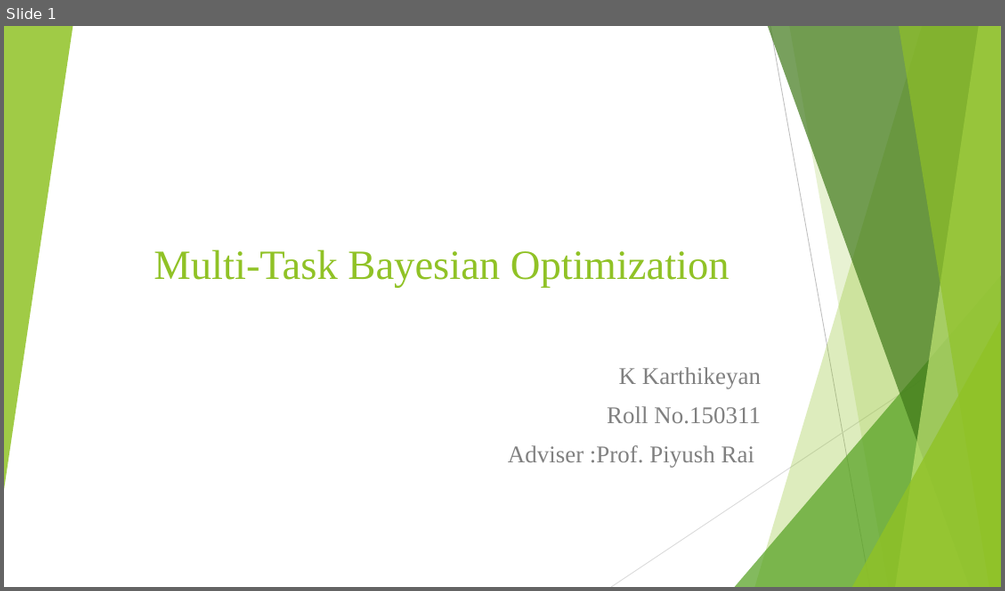
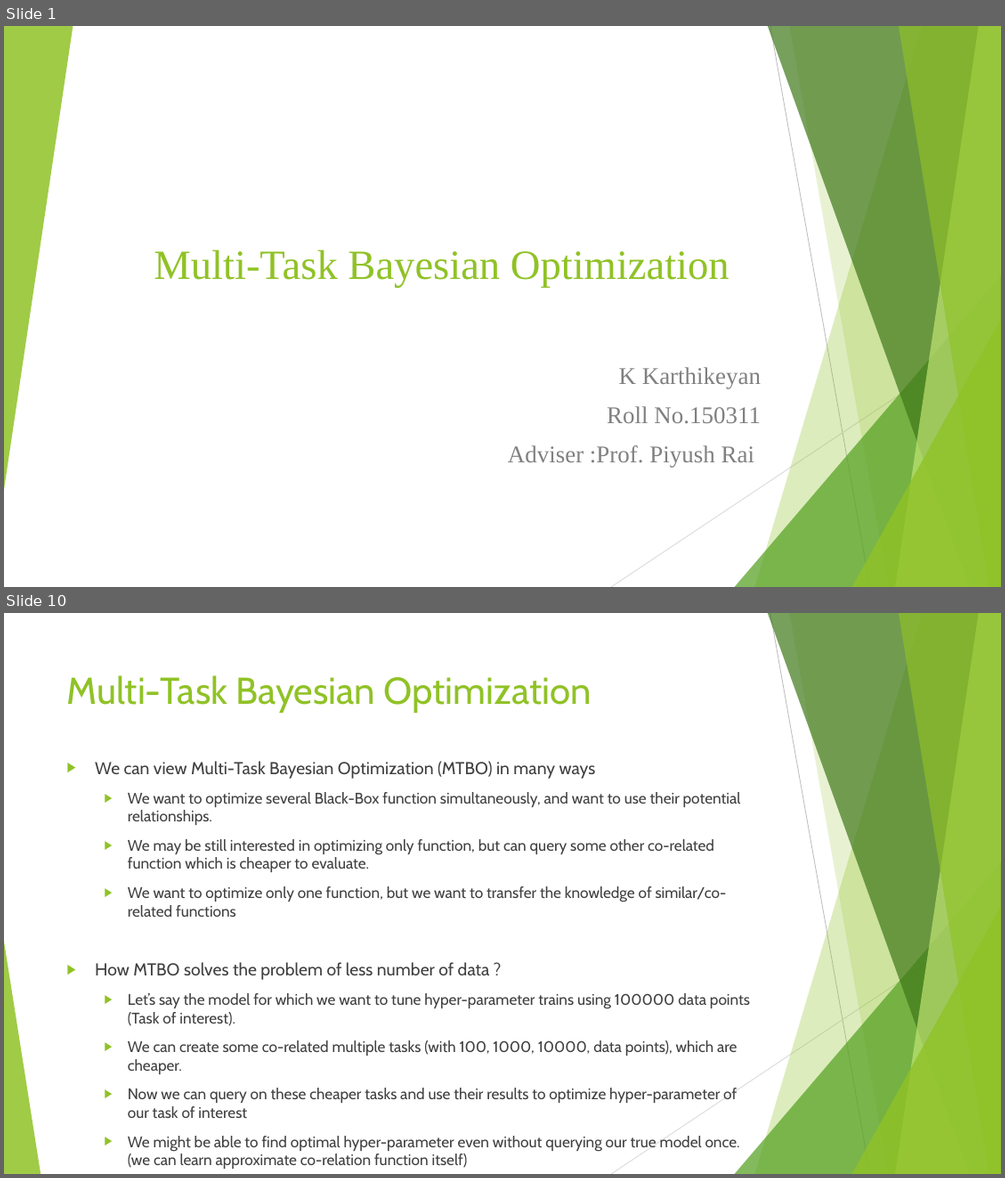
Before and after one commit to keyank/UGP, a slide deck: Presentation.pptx. Shown one above the other, each under a label of ours: slide 1 before the commit, slides 1 and 10 after it; the slides between them are not shown. The pictures are 1005x591 and 1005x1178 pixels, drawn with LibreOffice and Linux fonts; fonts in the diff are those of the drawing. Boxes give left, top, right and bottom in pixels: in the first picture for what was removed or moved away, otherwise in the second. Text is boxed around its words. In the diff, an @@ line names an element or a change of style, - is before the commit and + after.

```diff
--- a/Presentation.pptx
+++ b/Presentation.pptx
@@ slide 10 added at (x1=4, y1=613, x2=1001, y2=1174), background #FFFFFF; not listed: 9 template elements that a slide beside it also shows @@
@@ title added at (x1=67, y1=675, x2=591, y2=713), 36 pt, text #90C226 @@
+Multi-Task Bayesian Optimization
@@ text added at (x1=95, y1=761, x2=750, y2=1168), 14.8 pt, text #404040 @@
+▶ We can view Multi-Task Bayesian Optimization (MTBO) in many ways
+  ▶ We want to optimize several Black-Box function simultaneously, and want to use their potential relationships.
+  ▶ We may be still interested in optimizing only function, but can query some other co-related function which is cheaper to evaluate.
+  ▶ We want to optimize only one function, but we want to transfer the knowledge of similar/co-related functions
+▶ How MTBO solves the problem of less number of data ?
+  ▶ Let’s say the model for which we want to tune hyper-parameter trains using 100000 data points (Task of interest).
+  ▶ We can create some co-related multiple tasks (with 100, 1000, 10000, data points), which are cheaper.
+  ▶ Now we can query on these cheaper tasks and use their results to optimize hyper-parameter of our task of interest
+  ▶ We might be able to find optimal hyper-parameter even without querying our true model once. (we can learn approximate co-relation function itself)
@@ triangle added at (x1=4, y1=941, x2=40, y2=1174), fill #90C226 at 85% opacity @@
```
Also in this commit, not shown: 16 other slides added.
